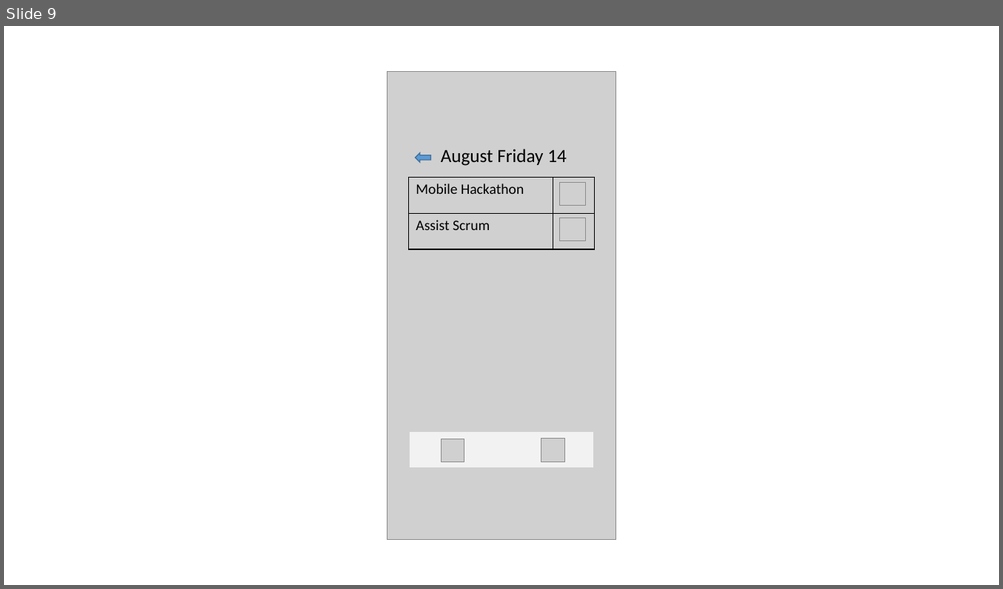
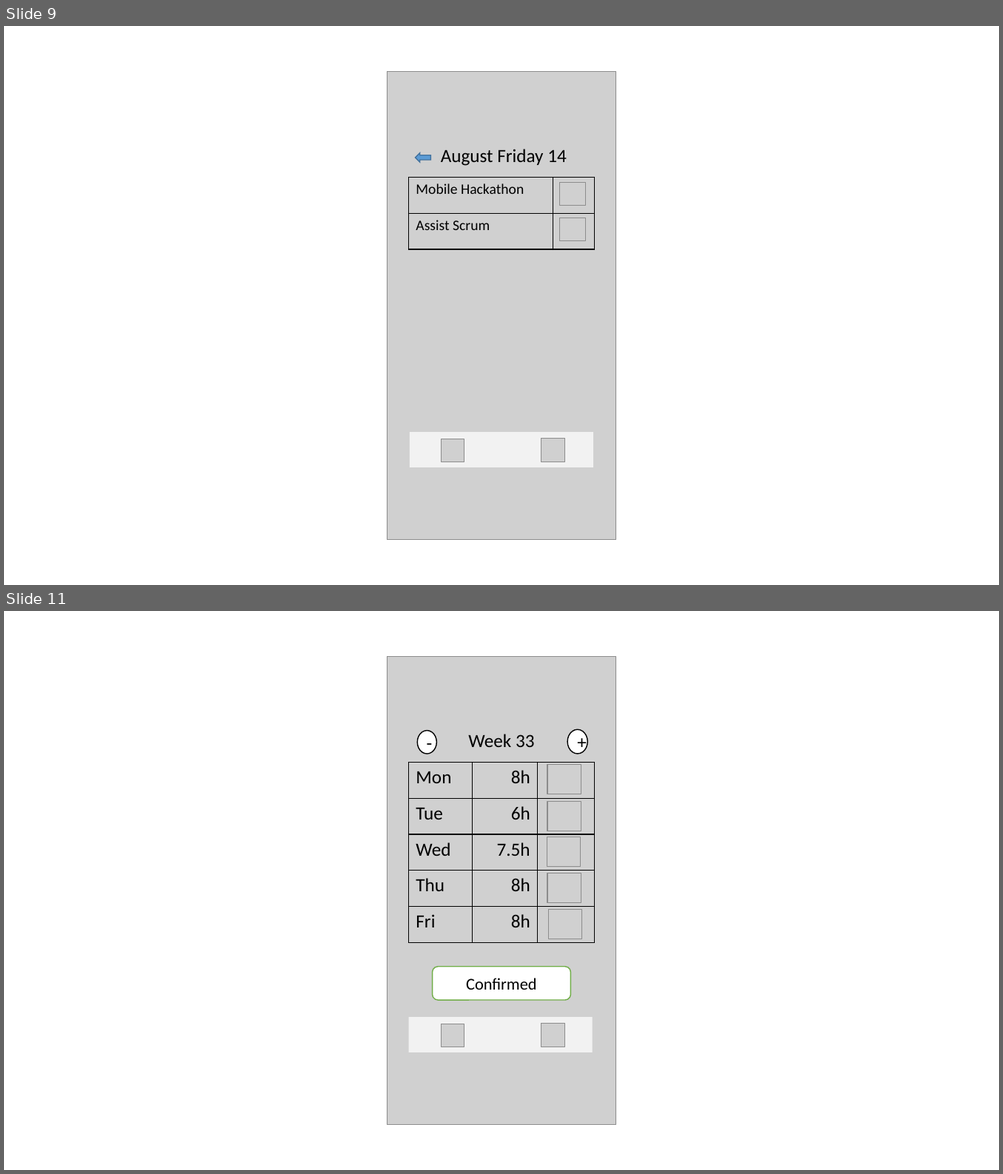
Before and after one commit to ishankalakshan/did-Mobile, a slide deck: MockUps/ThisIsWhatIDIDMobileApp-v2.pptx. Shown one above the other, each under a label of ours: slide 9 before the commit, slides 9 and 11 after it; the slides between them are not shown. The pictures are 1003x589 and 1003x1174 pixels, drawn with LibreOffice and Linux fonts; fonts in the diff are those of the drawing; grey boxes stand for pictures. Boxes give left, top, right and bottom in pixels: in the first picture for what was removed or moved away, otherwise in the second. Text is boxed around its words. In the diff, an @@ line names an element or a change of style, - is before the commit and + after.

```diff
--- a/MockUps/ThisIsWhatIDIDMobileApp-v2.pptx
+++ b/MockUps/ThisIsWhatIDIDMobileApp-v2.pptx
@@ slide 11 added at box(4, 611, 999, 1170), background #FFFFFF @@
@@ picture added at box(387, 657, 616, 1125) @@
@@ table added at box(408, 726, 595, 979), 7 rows, 3 columns @@
+Week 33 |  | 
+Mon | 8h | 
+Tue | 6h | 
+Wed | 7.5h | 
+Thu | 8h | 
+Fri | 8h | 
+ |  | 
@@ ellipse added at box(418, 730, 437, 754), fill #FFFFFF, outline #000000 1 pt, 18 pt, text #000000 @@
+-
@@ ellipse added at box(567, 729, 587, 754), fill #FFFFFF, outline #000000 1 pt, 18 pt, text #000000 @@
++
@@ picture added at box(547, 765, 580, 795) @@
@@ picture added at box(547, 801, 580, 831) @@
@@ picture added at box(547, 837, 580, 867) @@
@@ picture added at box(547, 874, 580, 903) @@
@@ picture added at box(549, 910, 582, 940) @@
@@ rounded rectangle added at box(432, 967, 570, 1000), fill #FFFFFF, outline #70AD47 1 pt, 16 pt, text #000000 @@
+Confirmed
@@ rectangle added at box(408, 1017, 592, 1053), fill #F2F2F2 @@
@@ picture added at box(441, 1025, 464, 1048) @@
@@ picture added at box(541, 1024, 565, 1048) @@
```
Also in this commit, not shown: 1 slide changed, 1 other slide added, 10 other files.
